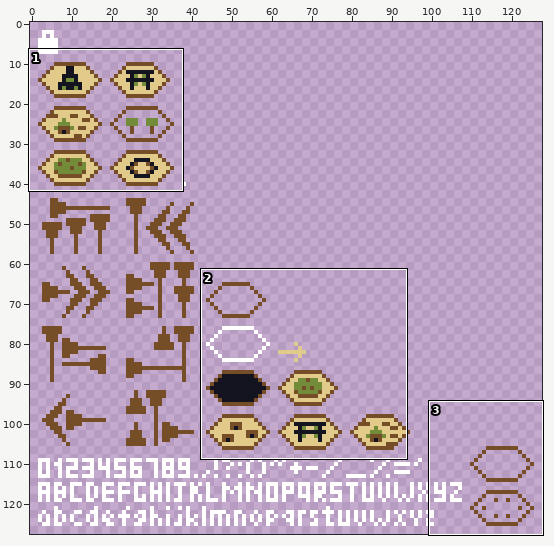
Sprite sheet, stored at android/assets/atlas_image.png. The picture above shows the old version from afar; the outline marks the close-up.
Close-up. Before:
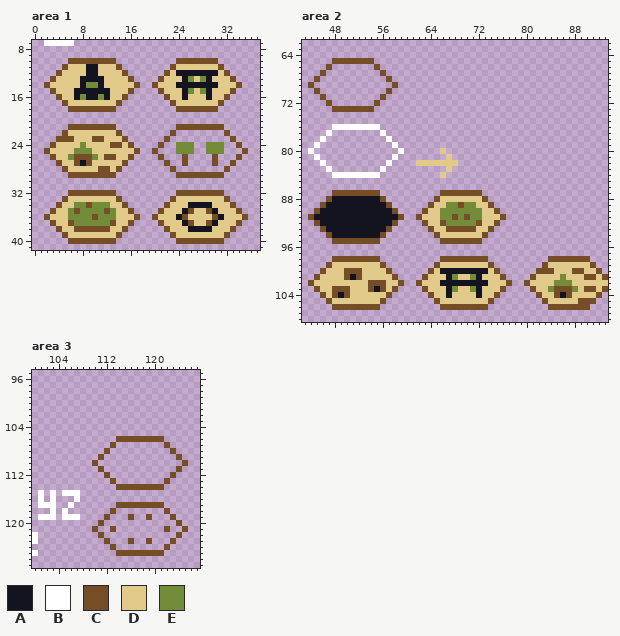
The file is 128x128 pixels. Shown: area 1: x 0..37, y 7..41; area 2: x 43..93, y 62..108; area 3: x 100..127, y 95..127.
Palette (. is transparent): A #141421  B #ffffff  C #754d27  D #e2cb8a  E #738c3a
Pixels before, area 1, first column x 2:
 7 BBBBB.............................
 8 ..................................
 9 ..................................
10 ....CCCCCCCC..........CCCCCCC.....
11 ...CDDDAADDDC........CDDDDDDDC....
12 ..CDDDDAADDDDC......CDAAAAAAADC...
13 .CDDDDAAAADDDDC....CDDDAEDEADDDC..
14 CDDDDDAEEADDDDDC..CDDDAAAAAAADDDC.
15 .CDDDAAAAAADDDC....CDDDAEDEADDDC..
16 ..CDDAEAAEADDC......CDDADDDADDC...
17 ...CDDDDDDDDC........CDDDDDDDC....
18 ....CCCCCCCC..........CCCCCCC.....
19 ..................................
20 ..................................
21 ....CCCCCCCC..........CCCCCCCC....
22 ...CDDDDDDDDC........C........C...
23 ..CCCDDDCCDDDC......C..........C..
24 .CDDDDEDDDDCCDC....C..EEE..EEE..C.
25 CDDDDEEEDDDDDDDC..C...EEE..EEE...C
26 .CDDECCCEDCCDDC....C...C....C...C.
27 ..CDDCACDDDDDC......C..C....C..C..
28 ...CDDDDDCCDC........C........C...
29 ....CCCCCCCC..........CCCCCCCC....
30 ..................................
31 ..................................
32 ....CCCCCCCC..........CCCCCCCC....
33 ...CDDDDDDDDC........CDDDDDDDDC...
34 ..CDDEECEEEDDC......CDDDAAAADDDC..
35 .CDDECEEEECEDDC....CDDDACDDCADDDC.
36 CDDDEEEECEEEDDDC..CDDDACDDDDCADDDC
37 .CDDCEEEEEECDDC....CDDDACDDCADDDC.
38 ..CDDCCCCCCDDC......CDDDAAAADDDC..
39 ...CDDDDDDDDC........CDDDDDDDDC...
40 ....CCCCCCCC..........CCCCCCCC....
Pixels before, area 2, first column x 44:
 65 ....CCCCCCC.......................................
 66 ...C.......C......................................
 67 ..C.........C.....................................
 68 .C...........C....................................
 69 C.............C...................................
 70 .C...........C....................................
 71 ..C.........C.....................................
 72 ...C.......C......................................
 73 ....CCCCCCC.......................................
 74 ..................................................
 75 ..................................................
 76 ....BBBBBBBB......................................
 77 ...B........B.....................................
 78 ..B..........B....................................
 79 .B............B...................................
 80 B..............B......D...........................
 81 .B............B........D..........................
 82 ..B..........B....DDDDDDD.........................
 83 ...B........B..........D..........................
 84 ....BBBBBBBB..........D...........................
 85 ..................................................
 86 ..................................................
 87 ....CCCCCCCC..........CCCCCCC.....................
 88 ...CAAAAAAAAC........CDDDDDDDC....................
 89 ..CAAAAAAAAAAC......CDDEECEEDDC...................
 90 .CAAAAAAAAAAAAC....CDDEEEEEEEDDC..................
 91 CAAAAAAAAAAAAAAC..CDDDEECECEEDDDC.................
 92 .CAAAAAAAAAAAAC....CDDCEEEEECDDC..................
 93 ..CAAAAAAAAAAC......CDDCCCCCDDC...................
 94 ...CAAAAAAAAC........CDDDDDDDC....................
 95 ....CCCCCCCC..........CCCCCCC.....................
 96 ..................................................
 97 ..................................................
 98 ....CCCCCCCC..........CCCCCCCC..........CCCCCCC...
 99 ...CDDDDDDDDC........CDDDDDDDDC........CDDDDDDDC..
100 ..CDDDCCCDDDDC......CDAAAAAAAADC......CCCDDDCCDDC.
101 .CDDDDCACDDDDDC....CDDDAEDDEADDDC....CDDDDEDDDCCDC
102 CDDDDDDDDDCCCDDC..CDDDAAAAAAAADDDC..CDDDDEEEDDDDDD
103 .CDDCCCDDDCACDC....CDDDAEDDEADDDC....CDDECCCEDCCDC
104 ..CDCACDDDDDDC......CDDADDDDADDC......CDDCACDDDDC.
105 ...CDDDDDDDDC........CDDDDDDDDC........CDDDDDCCC..
106 ....CCCCCCCC..........CCCCCCCC..........CCCCCCC...
Pixels before, area 3, first column x 100:
106 ..............CCCCCCCC....
107 .............C........C...
108 ............C..........C..
109 ...........C............C.
110 ..........C..............C
111 ...........C............C.
112 ............C..........C..
113 .............C........C...
114 ..............CCCCCCCC....
115 .B.B.BBB..................
116 .B.B...B..................
117 .BBB..B.......CCCCCCCC....
118 ...B.B.......C........C...
119 .BBB.BBB....C...C..C...C..
120 ...........C............C.
121 ..........C..C........C..C
122 B..........C............C.
123 B...........C...C..C...C..
124 .............C........C...
125 B.............CCCCCCCC....
Once edited:
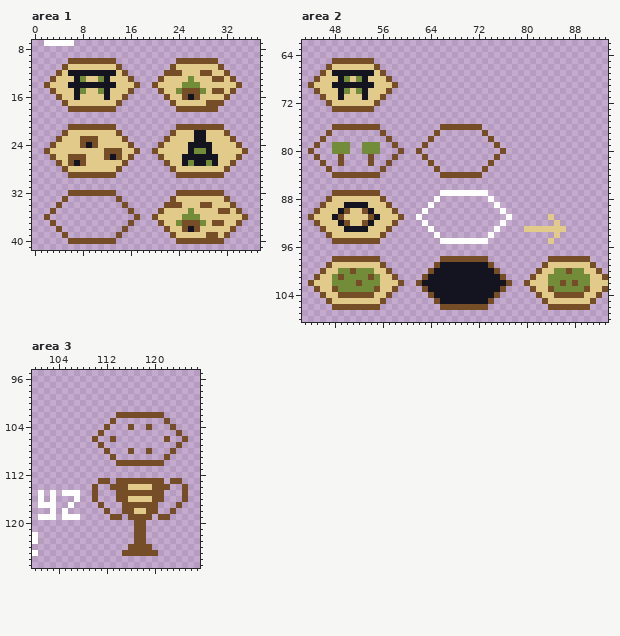
Changes in this commit:
Changed rows in their new state; - is an unchanged pixel.
Area 1:
first column x 6:
11 ---DD---------------------
12 AAA--AAA---------CCDDDCCD-
13 -AEDDEA------------D--DDCC
14 AA-AA-AA----------DEEEDDD-
15 --EDDE------------ECCC-DCC
16 --DDDD-------------CAC-D--
17 -----------------------CC-
first column x 5:
22 -------------------DDDAADDD---
23 DD-CC-D-----------DDDDAADDDD--
24 ---CAC--DD-------DDDDAAAADDDD-
25 --DDD--CCC------DDDDDAEEADDDDD
26 -C--DD--AC-------DDDAAAAAADDD-
27 -CACD-------------DDAEAAEADD--
28 ------DD-----------DDDDDDDD---
first column x 3:
33 ---........-------------------
34 --..........--------CC-DDCC---
35 -............---------DE--DDCC
36 ..............-------DEEE--DD-
37 -............--------EC-CEDCC-
38 --..........----------C-CDD---
39 ---........---------------CC--
Area 2:
first column x 45:
 66 ---DDDDDDD---
 67 --DAAAAAAAD--
 68 -DDDAEDEADDD-
 69 DDDAAAAAAADDD
 70 -DDDAEDEADDD-
 71 --DDADDDADD--
 72 ---DDDDDDD---
first column x 44:
 76 ----CCCCCCCC----------CCCCCCC--------------
 77 ---C--------C--------C-------C-------------
 78 --C----------C------C---------C------------
 79 -C--EEE--EEE--C----C-----------C-----------
 80 C---EEE--EEE---C--C---.---------C----------
 81 -C---C----C---C----C---.-------C-----------
 82 --C--C----C--C----..C....-----C------------
 83 ---C--------C--------C-.-----C-------------
 84 ----CCCCCCCC----------CCCCCCC--------------
 87 ----------------------BBBBBBBB-------------
 88 ----DDDDDDDD---------B........B------------
 89 ---DDD----DDD-------B..........B-----------
 90 --DDD-CDDC-DDD-----B............B----------
 91 -DDD-CDDDDC-DDD---B..............B------D--
 92 --DDD-CDDC-DDD-----B............B--------D-
 93 ---DDD----DDD-------B..........B----DDDDDDD
 94 ----DDDDDDDD---------B........B----------D-
 95 ----------------------BBBBBBBB----------D--
first column x 48:
 99 ------------------AAAAAAAA------------------
100 -EE-EEE----------A--------A--------DDEECEE--
101 ECEEEECE--------AAA-AAAA-AAA--------EE-EEEED
102 EEEECEEED------AAA--------AAA-------E-C-CEE-
103 -EEEEEECD-------AAA-AAAA-AAA--------CEEE-E-D
104 DC-CCCC----------AA-AAAA-AA-----------C-CC--
105 ------------------AAAAAAAA---------------DD-
Area 3:
first column x 110:
102 ----CCCCCCCC----
103 ---C--------C---
104 --C---C--C---C--
105 -C------------C-
106 C--C........C--C
107 -C-.--------.-C-
108 ------C--C------
109 -.-C--------C-.-
110 .---CCCCCCCC---.
111 -.------------.-
112 --.----------.--
113 -CC.CCCCCCCC.CC-
114 C--C--DDDD--C--C
115 C---CCCCCCCC---C
116 C---CCDDDDCC---C
117 -C--.------.--C-
118 --C.-CCDDCC-.C--
119 --.CC--CC--CC.--
120 -.-----CC-----.-
121 .--.---CC---.--.
122 -.-----CC-----.-
123 --.---.CC.---.--
124 ---.--CCCC--.---
125 ----.------.----
Changed places in both close-ups, as pixel boxes (x1, y1, x2, y2):
changed: (68, 64, 116, 100)
changed: (170, 70, 224, 106)
changed: (158, 130, 242, 172)
changed: (50, 136, 134, 238)
changed: (170, 202, 230, 238)
changed: (308, 64, 596, 304)
changed: (92, 412, 188, 556)
